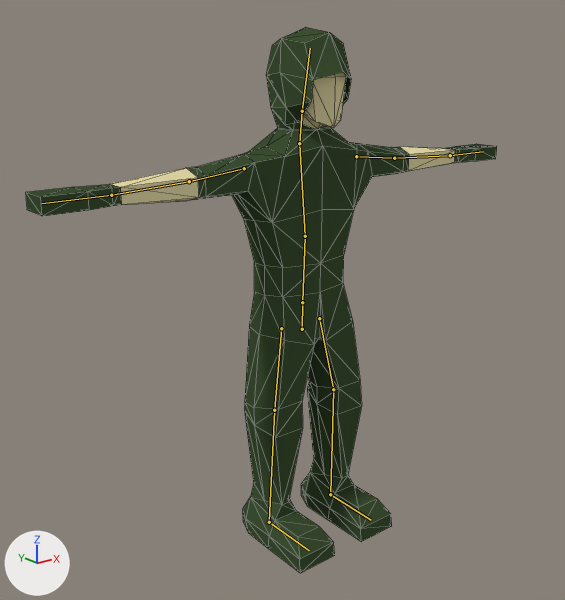
Renders of the Blender file Assets/3D/SimpleHuman.blend from each side of a commit.
Camera for both pictures: a camera (50 mm lens) standing at (-1.83, -2.17, 0.93) and looking at (-0.21, -0.14, 0.12). Lighting does not change. The marker at lower left points along +X, +Y and +Z. The bones that bend it are drawn over the model as lines. Mesh edges are drawn as thin lines.

Names of what the first picture shows: 'Hood', 'HumanMesh'.
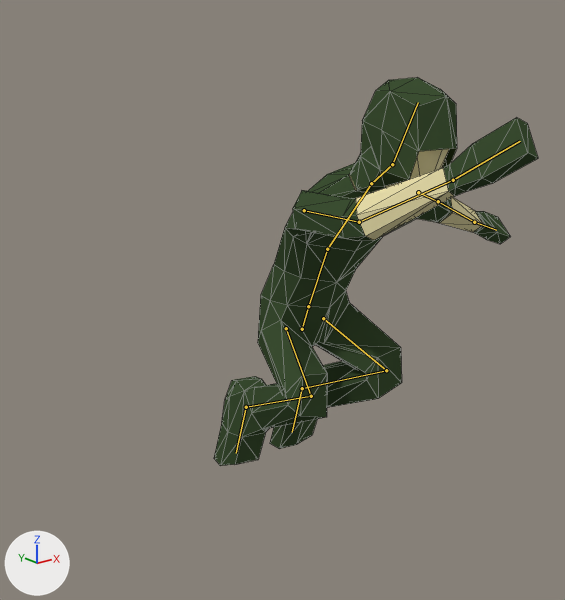
The newer file adds an action. The first version stands in its rest pose; the second is drawn at frame 1 of the action 'Grapnel_Throw'.

Boxes [x1, y1, x2, y2] around the edits, measured in the pictures (565 x 600 px):
'HumanMesh', posed (31% narrower, 30% shorter)
    before: [26, 72, 497, 573]
    after: [214, 117, 538, 466]
'Hood', posed (27% wider, 12% taller)
    before: [266, 27, 351, 130]
    after: [349, 77, 457, 192]
bone 'Pelvis', root to tip
    before: (302, 329) to (302, 302)
    after: (302, 329) to (308, 306)
bone 'Chest', root to tip
    before: (305, 236) to (299, 143)
    after: (327, 249) to (371, 183)
bone 'UpperArm.r', root to tip
    before: (244, 168) to (189, 181)
    after: (304, 210) to (359, 222)
bone 'LowerArm.r', root to tip
    before: (189, 181) to (111, 195)
    after: (359, 222) to (453, 180)
bone 'Hand.r', root to tip
    before: (111, 195) to (41, 203)
    after: (453, 180) to (520, 141)
bone 'UpperArm.l', root to tip
    before: (356, 156) to (394, 158)
    after: (418, 192) to (438, 201)
bone 'LowerArm.l', root to tip
    before: (394, 158) to (450, 155)
    after: (438, 201) to (474, 222)
bone 'Head', root to tip
    before: (302, 111) to (310, 48)
    after: (392, 164) to (418, 102)
bone 'UpperLeg.r', root to tip
    before: (281, 328) to (274, 410)
    after: (286, 328) to (311, 396)
bone 'LowerLeg.r', root to tip
    before: (274, 410) to (269, 522)
    after: (311, 396) to (246, 407)
bone 'Foot.r', root to tip
    before: (269, 522) to (309, 550)
    after: (246, 407) to (236, 453)
bone 'UpperLeg.l', root to tip
    before: (319, 318) to (333, 389)
    after: (323, 318) to (386, 370)
bone 'LowerLeg.l', root to tip
    before: (333, 389) to (330, 494)
    after: (386, 370) to (302, 388)
bone 'Foot.l', root to tip
    before: (330, 494) to (371, 520)
    after: (302, 388) to (292, 432)

The edits, one by one:
Bone 'Pelvis' (bone_pelvis) turns from (0, 0, 0) to (-20, 0, 0) degrees about its own x, y and z.
Bone 'Chest' (bone_chest) turns from (0, 0, 0) to (-25, 0, 0) degrees about its own x, y and z.
Bone 'UpperArm.r' (bone_upperarm_r) turns from (0, 0, 0) to (-134, 3, -67) degrees about its own x, y and z.
Bone 'LowerArm.r' (bone_lowerarm_r) turns from (0, 0, 0) to (-26, -7, -18) degrees about its own x, y and z.
Bone 'Hand.r' (bone_hand_r) turns from (0, 0, 0) to (-5, -6, 18) degrees about its own x, y and z.
Bone 'UpperArm.l' (bone_upperarm_l) turns from (0, 0, 0) to (0, 0, 20) degrees about its own x, y and z.
Bone 'LowerArm.l' (bone_lowerarm_l) turns from (0, 0, 0) to (-5, 0, 0) degrees about its own x, y and z.
Bone 'Head' (bone_head) turns from (0, 0, 0) to (-30, 0, 0) degrees about its own x, y and z.
Bone 'UpperLeg.r' (bone_upperleg_r) moves from (0.0, 0.0, 0.0) to (0.0, -0.01, -0.017).
Bone 'UpperLeg.r' (bone_upperleg_r) turns from (0, 0, 0) to (-72, 17, -5) degrees about its own x, y and z.
Bone 'LowerLeg.r' (bone_lowerleg_r) moves from (0.0, 0.0, 0.0) to (0.0, -0.004, -0.035).
Bone 'LowerLeg.r' (bone_lowerleg_r) turns from (0, 0, 0) to (115, 0, 0) degrees about its own x, y and z.
Bone 'Foot.r' (bone_foot_r) moves from (0.0, 0.0, 0.0) to (0.0, -0.024, 0.012).
Bone 'Foot.r' (bone_foot_r) turns from (0, 0, 0) to (-45, 0, 0) degrees about its own x, y and z.
Bone 'UpperLeg.l' (bone_upperleg_l) moves from (0.0, 0.0, 0.0) to (0.0, -0.01, -0.017).
Bone 'UpperLeg.l' (bone_upperleg_l) turns from (0, 0, 0) to (-72, -17, 5) degrees about its own x, y and z.
Bone 'LowerLeg.l' (bone_lowerleg_l) moves from (0.0, 0.0, 0.0) to (0.0, -0.004, -0.035).
Bone 'LowerLeg.l' (bone_lowerleg_l) turns from (0, 0, 0) to (115, 0, 0) degrees about its own x, y and z.
Bone 'Foot.l' (bone_foot_l) moves from (0.0, 0.0, 0.0) to (0.0, -0.024, 0.012).
Bone 'Foot.l' (bone_foot_l) turns from (0, 0, 0) to (-45, 0, 0) degrees about its own x, y and z.
